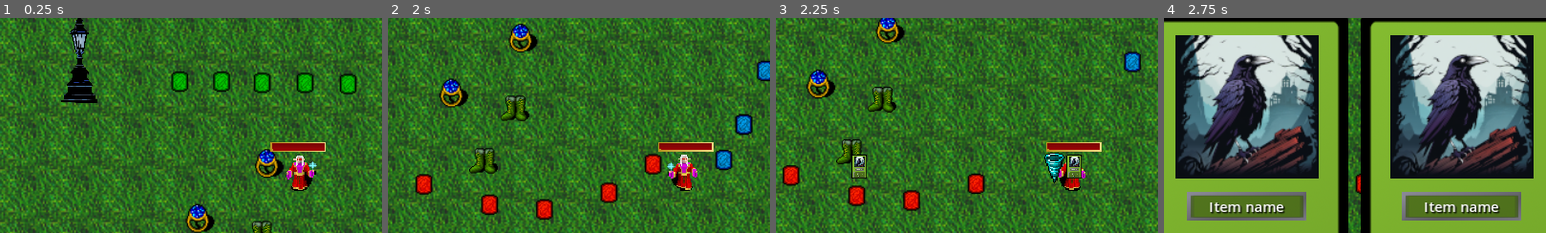
Above: before the commit, frames 1-4 (left to right).
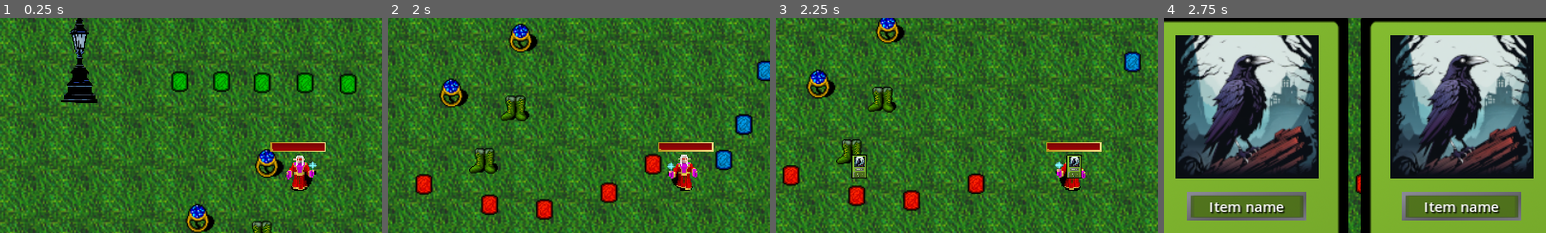
Above: after the commit, the same moments.

Repository: AGH-Code-Industry/monstrous-tide
Game: Godot game, scene res://Assets/World/world.tscn
The game is run twice, just before and just after one commit, with the same random seed, the same clock (stepped at 60 frames per second) and the same inputs.
Inputs (mouse positions are % of the whole screen's width and height, from its top left):
- Up to frame 1 (0.25 s): no input
- Up to frame 2 (2 s): tap Enter at 0.5 s; move the mouse to (72, 45) at 0.52 s; press the mouse at (72, 45) at 0.53 s; hold D (right) 0.53-1.28 s; move the mouse to (30, 55) at 1.27 s; release the mouse at (30, 55) at 1.28 s; hold S (down) from 1.28 s (still down); click (30, 55) at 1.35 s
- Up to frame 3 (2.25 s): move the mouse to (60, 28) at 2.02 s; release S (down) at 2.03 s; press the mouse at (60, 28) at 2.03 s; hold D (right) from 2.03 s (still down)
- Up to frame 4 (2.75 s): keep holding D (right)
The pictures show only the part of the screen within x 11-61%, y 14-64%; the shares and areas given below are measured in that part.

Frames 1-2 are identical in both runs. In frame 3, 0.4% of the frame differs, in the area x 70-76%, y 62-77%; in frame 4, nothing differs.

Commit message:
Initial commit

Diff:
--- a/Assets/Player/Weapons/IceSpear/ice_spear.gd
+++ b/Assets/Player/Weapons/ProjectileWeapons/IceSpear/ice_spear.gd
@@ -1,7 +1,7 @@
 extends Node2D
 
 static var iceSpearProjectile : PackedScene = load(
-	"res://Assets/Player/Weapons/IceSpear/ice_spear_projectile.tscn")
+	"res://Assets/Player/Weapons/ProjectileWeapons/IceSpear/ice_spear_projectile.tscn")
 
 # Change these variables to affect projectiles
 @export var attack_speed : float = 2.0 # In attacks / sec
--- a/Assets/Player/Weapons/IceSpear/ice_spear.tscn
+++ b/Assets/Player/Weapons/ProjectileWeapons/IceSpear/ice_spear.tscn
@@ -1,10 +1,10 @@
-[gd_scene load_steps=3 format=3 uid="uid://e8jv4qm4pl42"]
+[gd_scene load_steps=3 format=3 uid="uid://beeph81tsqdu6"]
 
-[ext_resource type="Script" path="res://Assets/Player/Weapons/IceSpear/ice_spear.gd" id="1_fs2jy"]
+[ext_resource type="Script" path="res://Assets/Player/Weapons/ProjectileWeapons/IceSpear/ice_spear.gd" id="1_7v8wo"]
 [ext_resource type="PackedScene" uid="uid://c64vcfy75htnr" path="res://Assets/Utility/Weapons/projectile_spawner.tscn" id="2_u5fkj"]
 
 [node name="IceSpear" type="Node2D"]
-script = ExtResource("1_fs2jy")
+script = ExtResource("1_7v8wo")
 
 [node name="ProjectileSpawner" parent="." instance=ExtResource("2_u5fkj")]
 
--- a/Assets/Player/Weapons/IceSpear/ice_spear_projectile.tscn
+++ b/Assets/Player/Weapons/ProjectileWeapons/IceSpear/ice_spear_projectile.tscn
@@ -1,6 +1,6 @@
-[gd_scene load_steps=5 format=3 uid="uid://dh17b8rnm1yoa"]
+[gd_scene load_steps=5 format=3 uid="uid://c64h0k8btf36t"]
 
-[ext_resource type="Script" path="res://Assets/Player/Weapons/IceSpear/ice_spear_projectile.gd" id="1_2kba0"]
+[ext_resource type="Script" path="res://Assets/Player/Weapons/ProjectileWeapons/IceSpear/ice_spear_projectile.gd" id="1_wlyed"]
 [ext_resource type="Texture2D" uid="uid://b0dquvtrhdxsg" path="res://Assets/Tutorial/Items/Weapons/ice_spear.png" id="2_vqhdn"]
 [ext_resource type="PackedScene" uid="uid://nrvwm1v463l" path="res://Assets/Utility/DamageBoxes/damage_box.tscn" id="3_32bnk"]
 
@@ -10,7 +10,7 @@
 [node name="IceSpearProjectile" type="Area2D" groups=["attack"]]
 collision_layer = 2
 collision_mask = 4
-script = ExtResource("1_2kba0")
+script = ExtResource("1_wlyed")
 
 [node name="Sprite2D" type="Sprite2D" parent="."]
 texture_filter = 1
--- a/Assets/Player/Weapons/Tornado/tornado.gd
+++ b/Assets/Player/Weapons/ProjectileWeapons/Tornado/tornado.gd
@@ -1,6 +1,6 @@
-extends Node2D
+extends ProjectileWeapon
 static var tornadoProjectile := load(
-	"res://Assets/Player/Weapons/Tornado/tornado_projectile.tscn")
+	"res://Assets/Player/Weapons/ProjectileWeapons/Tornado/tornado_projectile.tscn")
 @onready var player = get_node("/root/World/Player")
 
 @export var attack_speed : float = 4 ## In attacks / s
--- /dev/null
+++ b/Assets/Player/Weapons/ProjectileWeapons/Tornado/tornado.tscn
@@ -0,0 +1,15 @@
+[gd_scene load_steps=3 format=3 uid="uid://c2xi3w8srrklv"]
+
+[ext_resource type="Script" path="res://Assets/Player/Weapons/ProjectileWeapons/Tornado/tornado.gd" id="1_75p3w"]
+[ext_resource type="PackedScene" uid="uid://c64vcfy75htnr" path="res://Assets/Utility/Weapons/projectile_spawner.tscn" id="2_urbbg"]
+
+[node name="Tornado" type="Node2D"]
+script = ExtResource("1_75p3w")
+
+[node name="ProjectileSpawner" parent="." instance=ExtResource("2_urbbg")]
+
+[node name="AttackTimer" type="Timer" parent="."]
+wait_time = 2.0
+autostart = true
+
+[connection signal="timeout" from="AttackTimer" to="." method="_on_attack_timer_timeout"]
--- a/Assets/Player/Weapons/Tornado/tornado_projectile.tscn
+++ b/Assets/Player/Weapons/ProjectileWeapons/Tornado/tornado_projectile.tscn
@@ -1,6 +1,6 @@
 [gd_scene load_steps=5 format=3 uid="uid://bvt5vax83stvf"]
 
-[ext_resource type="Script" path="res://Assets/Player/Weapons/Tornado/tornado_projectile.gd" id="1_k4e0g"]
+[ext_resource type="Script" path="res://Assets/Player/Weapons/ProjectileWeapons/Tornado/tornado_projectile.gd" id="1_k4e0g"]
 [ext_resource type="Texture2D" uid="uid://bxgcnksu7wx3n" path="res://Assets/Tutorial/Items/Weapons/tornado.png" id="2_fficl"]
 [ext_resource type="PackedScene" uid="uid://nrvwm1v463l" path="res://Assets/Utility/DamageBoxes/damage_box.tscn" id="3_ot113"]
 
--- /dev/null
+++ b/Assets/Player/Weapons/ProjectileWeapons/projectile_weapon.gd
@@ -0,0 +1,2 @@
+## This is an abstract class for all projectile weapons
+class_name ProjectileWeapon extends Weapon
--- a/Assets/Player/Weapons/Tornado/tornado.tscn
+++ /dev/null
@@ -1,15 +0,0 @@
-[gd_scene load_steps=3 format=3 uid="uid://c2xi3w8srrklv"]
-
-[ext_resource type="Script" path="res://Assets/Player/Weapons/Tornado/tornado.gd" id="1_nj5nm"]
-[ext_resource type="PackedScene" uid="uid://c64vcfy75htnr" path="res://Assets/Utility/Weapons/projectile_spawner.tscn" id="2_cxnf4"]
-
-[node name="Tornado" type="Node2D"]
-script = ExtResource("1_nj5nm")
-
-[node name="ProjectileSpawner" parent="." instance=ExtResource("2_cxnf4")]
-
-[node name="AttackTimer" type="Timer" parent="."]
-wait_time = 2.0
-autostart = true
-
-[connection signal="timeout" from="AttackTimer" to="." method="_on_attack_timer_timeout"]
--- a/Assets/Player/player.tscn
+++ b/Assets/Player/player.tscn
@@ -3,12 +3,12 @@
 [ext_resource type="Texture2D" uid="uid://cex545epxrg2m" path="res://Assets/Tutorial/Player/player_sprite.png" id="1_d1gif"]
 [ext_resource type="Script" path="res://Assets/Player/player.gd" id="1_jqw0g"]
 [ext_resource type="Script" path="res://Assets/Player/Stats/stat.gd" id="2_5ofgj"]
-[ext_resource type="PackedScene" uid="uid://c2xi3w8srrklv" path="res://Assets/Player/Weapons/Tornado/tornado.tscn" id="2_8m7hr"]
 [ext_resource type="Script" path="res://Assets/Player/Stats/stat_set.gd" id="3_it506"]
 [ext_resource type="PackedScene" uid="uid://baj5k0y7p3ndk" path="res://Assets/Utility/DamageBoxes/hit_box.tscn" id="3_vkkdj"]
 [ext_resource type="PackedScene" uid="uid://nrvwm1v463l" path="res://Assets/Utility/DamageBoxes/damage_box.tscn" id="4_2ktlr"]
 [ext_resource type="PackedScene" uid="uid://cg6gnjj6opuhq" path="res://Assets/Utility/DropItems/PickUp/pickup_component.tscn" id="6_jlj47"]
 [ext_resource type="PackedScene" uid="uid://5wxdkk0ryim2" path="res://Assets/Player/Weapons/AoEWeapons/Lantern/lantern.tscn" id="8_1p3gh"]
+[ext_resource type="PackedScene" uid="uid://beeph81tsqdu6" path="res://Assets/Player/Weapons/ProjectileWeapons/IceSpear/ice_spear.tscn" id="9_ia77y"]
 
 [sub_resource type="Resource" id="Resource_lyosv"]
 script = ExtResource("2_5ofgj")
@@ -103,10 +103,6 @@
 script = ExtResource("1_jqw0g")
 stat_set = SubResource("Resource_acek7")
 
-[node name="Tornado" parent="." instance=ExtResource("2_8m7hr")]
-visible = false
-attack_speed = 0.5
-
 [node name="AnimationPlayer" type="AnimationPlayer" parent="."]
 libraries = {
 "": SubResource("AnimationLibrary_qa4wg")
@@ -128,7 +124,6 @@
 collision_layer = 2
 collision_mask = 4
 show_heal_numbers = true
-regenaration_enabled = true
 flash_on_hit = true
 sprite = NodePath("../AnimatedSprite2D")
 flash_timeout = 0.2
@@ -164,6 +159,8 @@
 
 [node name="Lantern" parent="Weapons" instance=ExtResource("8_1p3gh")]
 
+[node name="IceSpear" parent="Weapons" instance=ExtResource("9_ia77y")]
+
 [connection signal="on_death" from="HitBox" to="." method="_on_hit_box_on_death" flags=18]
 
 [editable path="HitBox"]
--- a/Assets/Utility/Weapons/projectile.gd
+++ b/Assets/Utility/Weapons/projectile.gd
@@ -1,8 +1,8 @@
 class_name Projectile
-extends Area2D
+extends Node2D
 
-@export var damage : int
-@export var attack_speed : int
+var damage : int
+var attack_speed : int
 
 func set_damage(val):
 	damage = val
Renamed: Assets/Player/Weapons/IceSpear/ice_spear_projectile.gd -> Assets/Player/Weapons/ProjectileWeapons/IceSpear/ice_spear_projectile.gd
Renamed: Assets/Player/Weapons/Tornado/tornado_projectile.gd -> Assets/Player/Weapons/ProjectileWeapons/Tornado/tornado_projectile.gd
Not shown: 2 places in Assets/World/world.tscn that only renumber resources
Not shown, added: MOT Docs/Docs/Weapon System (current).canvas
Not shown, added: MOT Docs/Docs/Weapon System (proposed).canvas
